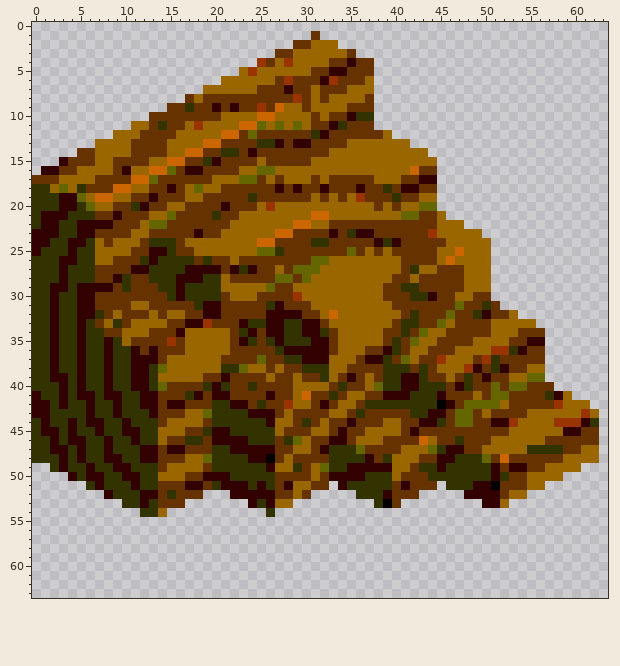
One commit to this pixel-art sprite: samples/render_reduced.png. Above is the file before it was changed.
The file is 64x64 pixels.
The result:
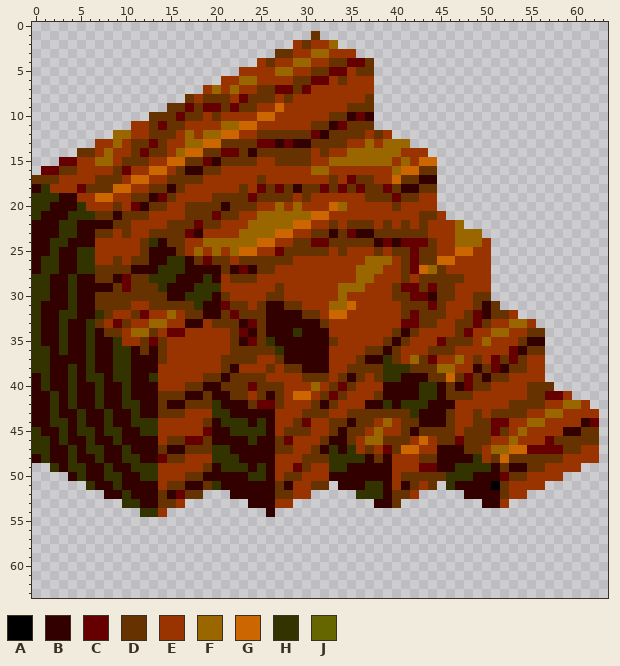
Palette (. is transparent): A #000000  B #330000  C #660000  D #663300  E #993300  F #996600  G #cc6600  H #333300  J #666600
Edits made:
Changed rows in their new state; - is an unchanged pixel.
first column x 0:
 2 -----------------------------E-EE------------------------------
 3 -----------------------------EE--EEE---------------------------
 4 ---------------------------E---EE--CC--------------------------
 5 -----------------------E-EE--EE--CCE---------------------------
 6 ---------------------EE--EEE---CC--EEE-------------------------
 7 -------------------E-E-EE--CC-CEEEEEEE-------------------------
 8 ------------------E---EC---E--EEEEEEE--------------------------
 9 -----------------C-CC-C---E-EEEEEEE----------------------------
10 ----------------C--E-EEEE--EEEEEE---CB-------------------------
11 -----------EE-C--E-EE----EEEEEE---C----------------------------
12 -----------EE---E-E----EE------C-----E-E-----------------------
13 -------EE-E--C-EE--------CC-C------EE-E------------------------
14 -------E-EE-C--E-----CC--------E-EE------EEE-------------------
15 ---CCEE--E---EE----C-----EE----EE-------E-EGG------------------
16 -CC--EEEE-CEE--E-----EEEEEEEEEE--EEEEEEE-G---------------------
17 ---EEEE---E--EE----EEEEEE-EEEEEEE-EC--EEG----------------------
18 B-EEEC-----EE----EEEEEE-EC-C----C-C-C--C-----------------------
19 -----EE--EE---C-EEEE----C----E-EEEEE----C--EE------------------
20 --B---EEE-EC---EE--------E--E-EEEG-EEEEE-EEEE------------------
21 -------------EEEE---C--EE--------EEEEEEEEEE--E-----------------
22 B----------EEEE---C--EEE-------EE-E---E-E-E-EEE----------------
23 ---------E-EE----C-EEEE------EE----C---------EE----------------
24 ------BEEEEE--BD-EE--------EE--CC------C-CCC-EE---E------------
25 -B-B---EEEEE---B-E-E-E-GGEEC-----E-EEE-E--C--EE-GEE------------
26 B------EE-E-D-B--B-C--E------EEEEEEEE---E-C--G-EEEE------------
27 B---B--------B---------C---EEEEEEEEE---EE-CG--EEEEE------------
28 --B--BB---C---------BE---EEEEEEEEEEE--EEE-E-----EEE------------
29 ----------C----B-B---EEEEEE-EEEEEE---EEE-CC-C--EEEE------------
30 ---B-----------B----B-EEEE--E-EEEE-EEEEE--CC---EE--------------
31 -B-B-------EE--------C--E-B---EEE--GEEEEE---C-EEE-B------------
32 -B-------EE-CEE-E-----C---------E-GEEEEEE-C---EE-C---E---------
33 -B--B---EC-EE--EE-------CD--BB---EEEEEEEECC--EE--C-EE--E-------
34 -B--B--B--E---ECCEEEEE-C----B---BEEEEEEE-B-EEEE-CEE--EE--------
35 -B--B--B--EE-C--EEEEEE--C---BBB---EEEEE-B-EEEC---E-EEE---------
36 ----B--B-------EEEEEEE-----------EEEE---DEEE---EEEE--C---------
37 ---BB--B-------EEEEEE----EE-BB---EEE-----E--C-E-E--C-C-EE------
38 ---B---B-----BEEEEEEEDBEEE-E--BBBEE--------D---E---C---EE------
39 B-------------EEEEE-------EEEE--DE---E-----B--G-C----EEEE------
40 B-B---B--B---BEEE--B-D--C---EEE-E-C-EEEBB----B--C--EEEE--------
41 -B---------B-----B------E---EG-E-C-EEE----B------EEEEEE--CCE---
42 -----B--B------------B---CC--EE---EEEBB-B---BB-EEEEEE----E---E-
43 ---BB--B--B-B----EEE--BB---EEE---EE-D------B---EE-E----EE--EE-E
44 B--------B----EEEEE-B---B--EE-CEE-----E-E----B-EE--CC-E--E----C
45 --------------EEEEEC------BE---EE----E-EE------E---C-E-EEEE----
46 -------B--B-BBE--CC------BB-CEEE----E-----E-E--C---EE-EEEC-----
47 ---------B-B-----------------EE---B-E-EC-GGEEB----E--GGCCCC--EE
48 B-B---B-------C--EEE---B--BEEE---------BEEE----BB-E--------EEEE
49 -------B------EEEEE-B---B--EEC-EE-------EEECC-B----------EEEE--
50 --------------EEE-----BB--BE--EEE----BBBE---DD---BB-C--EEEE----
51 --------B-B-BBE---------B-B--EE----BB--BE--E---BB----EEEE------
52 ---------B-B---BC------------EE-----------E----------EE--------
53 -------------B--E--------B-EE---------BB------------E----------
54 --------------E-----------B------------------------------------
Boxes around the changes in both pictures, in picture pixels (x1, y1, x2, y2):
changed: (32, 40, 599, 517)
